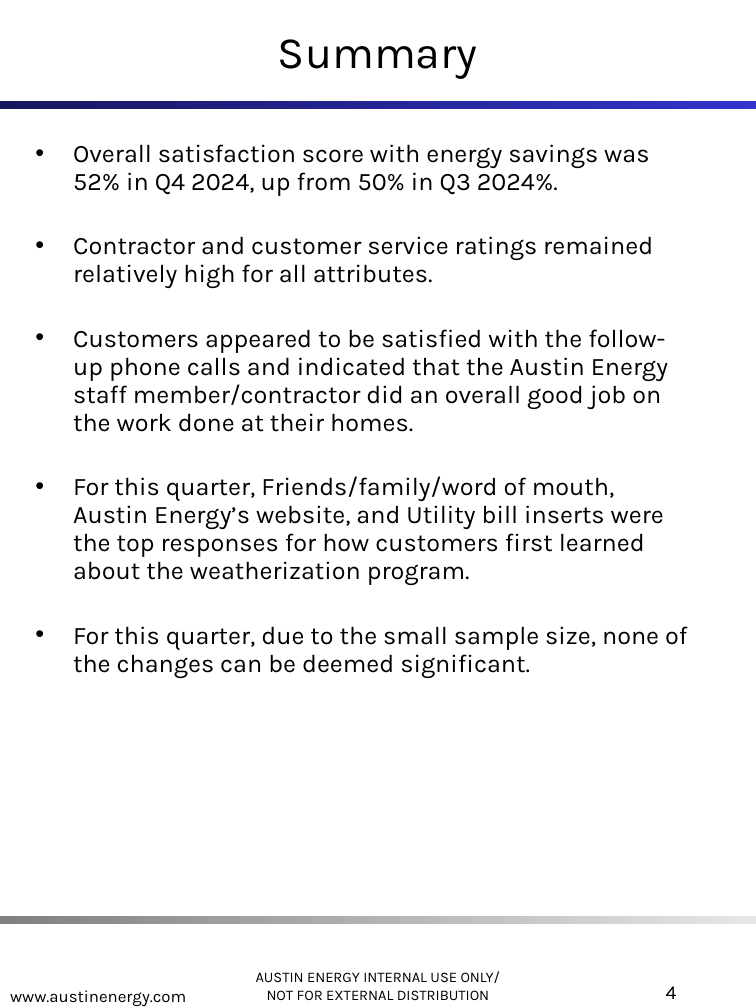
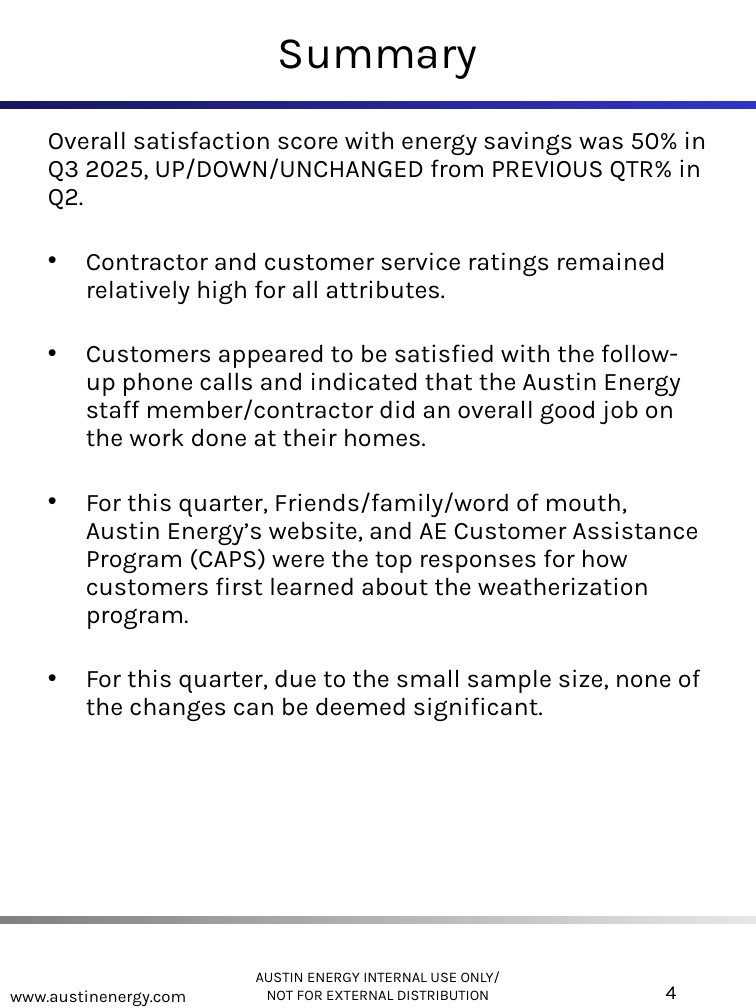
Before and after one commit to jellohead/AE_LIW_automation, a slide deck: slide 4 of src/AE_LIW_automation/output/AE_LIW_updated.pptx. Drawn at 756x1008 pixels with LibreOffice and Linux fonts; fonts in the diff are those of the drawing; background and template pictures are left out. Boxes give left, top, right and bottom in pixels: in the first picture for what was removed or moved away, otherwise in the second. Text is boxed around its words. In the diff, an @@ line names an element or a change of style, - is before the commit and + after.

```diff
--- a/src/AE_LIW_automation/output/AE_LIW_updated.pptx
+++ b/src/AE_LIW_automation/output/AE_LIW_updated.pptx
@@ text "Overall satisfaction score with energy ...": place and size @@
-text "Overall satisfaction score with energy ..." at bbox=[73, 144, 687, 678]
+text "Overall satisfaction score with energy ..." at bbox=[48, 131, 707, 722]
@@ text at bbox=[48, 131, 707, 210]: text changed @@
-• Overall satisfaction score with energy savings was 52% in Q4 2024, up from 50% in Q3 2024%.
+Overall satisfaction score with energy savings was 50% in Q3 2025, UP/DOWN/UNCHANGED from PREVIOUS QTR% in Q2.
@@ text at bbox=[86, 492, 698, 629]: text changed @@
-• For this quarter, Friends/family/word of mouth, Austin Energy’s website, and Utility bill inserts were the top responses for how customers first learned about the weatherization program.
+• For this quarter, Friends/family/word of mouth, Austin Energy’s website, and AE Customer Assistance Program (CAPS) were the top responses for how customers first learned about the weatherization program.
```
Also in this commit, not shown: 44 other slides changed, 1 slide removed, 41 other files.
